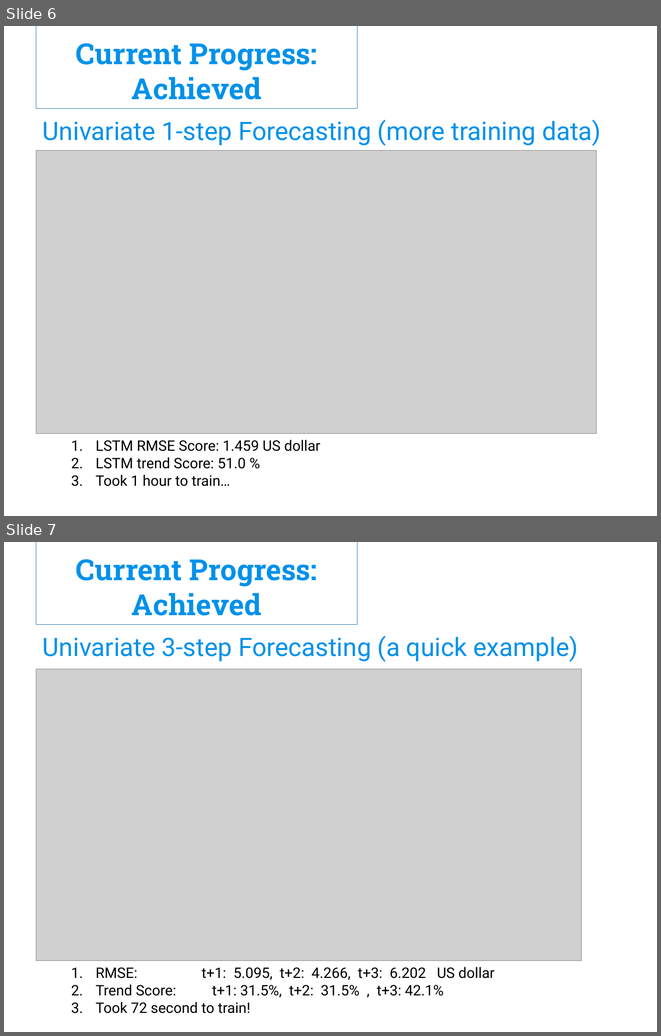
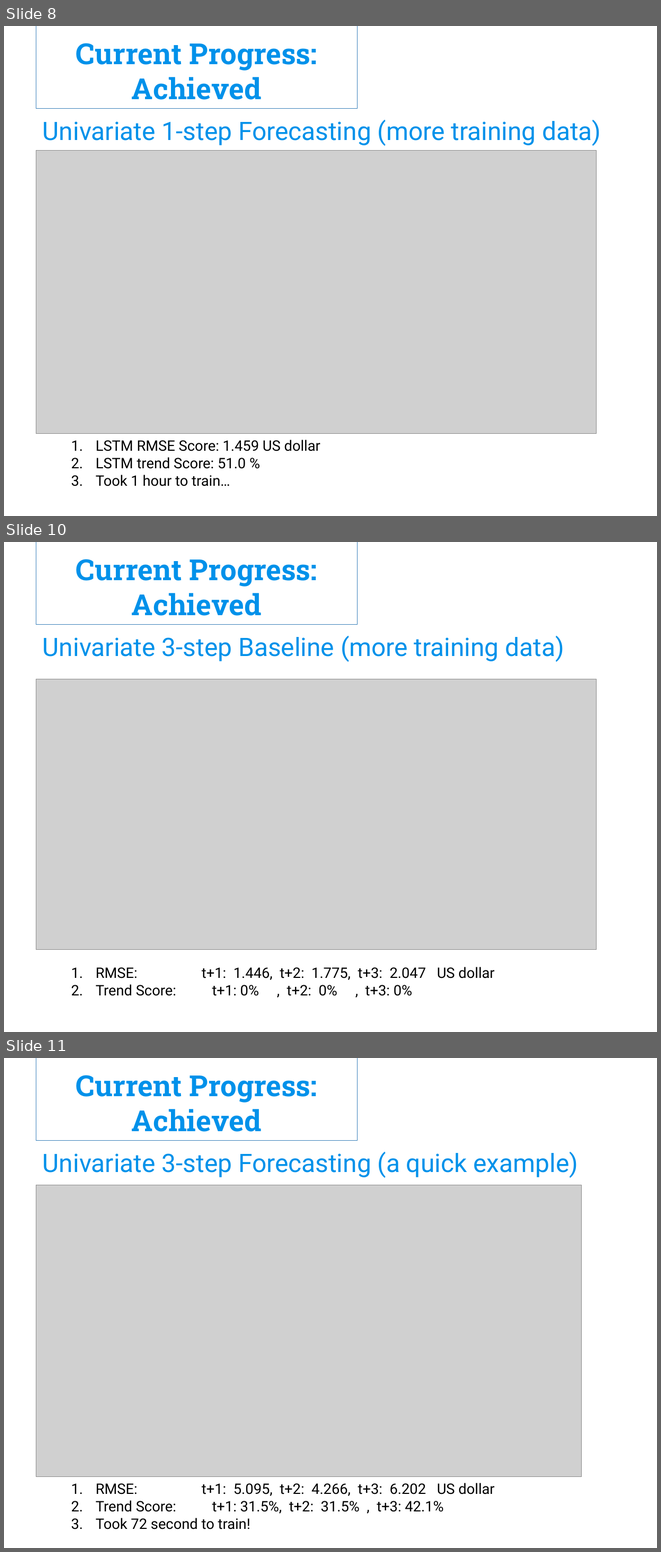
Before and after one commit to FinnZC/Stock-AI, a slide deck: Other/Hons Meeting 3 Presentation.pptx. Shown one above the other, each under a label of ours: slides 6 and 7 before the commit, slides 8, 10 and 11 after it; the slides between them are not shown. The pictures are 661x1036 and 661x1552 pixels, drawn with LibreOffice and Linux fonts; fonts in the diff are those of the drawing; grey boxes stand for pictures; background and template pictures are left out. Boxes give left, top, right and bottom in pixels: in the first picture for what was removed or moved away, otherwise in the second. Text is boxed around its words. In the diff, an @@ line names an element or a change of style, - is before the commit and + after.

```diff
--- a/Other/Hons Meeting 3 Presentation.pptx
+++ b/Other/Hons Meeting 3 Presentation.pptx
@@ slide 10 added at [4, 542, 657, 1032], background picture (left out) @@
@@ rectangle added at [36, 542, 358, 625], outline #3A81BA 0.75 pt, 32 pt, text #0091EA, bold @@
+Current Progress: Achieved
@@ text added at [43, 635, 564, 662], 28 pt, text #0091EA @@
+Univariate 3-step Baseline (more training data)
@@ picture added at [36, 679, 596, 950] @@
@@ text added at [96, 967, 494, 996], 16 pt, text #000000 @@
+1. RMSE: t+1: 1.446, t+2: 1.775, t+3: 2.047 US dollar
+2. Trend Score: t+1: 0% , t+2: 0% , t+3: 0%
@@ what was slide 6 is now slide 8 @@
@@ what was slide 7 is now slide 11 @@
```
Also in this commit, not shown: 3 slides changed, 4 other slides added, 1 slide removed, 4 other files.
